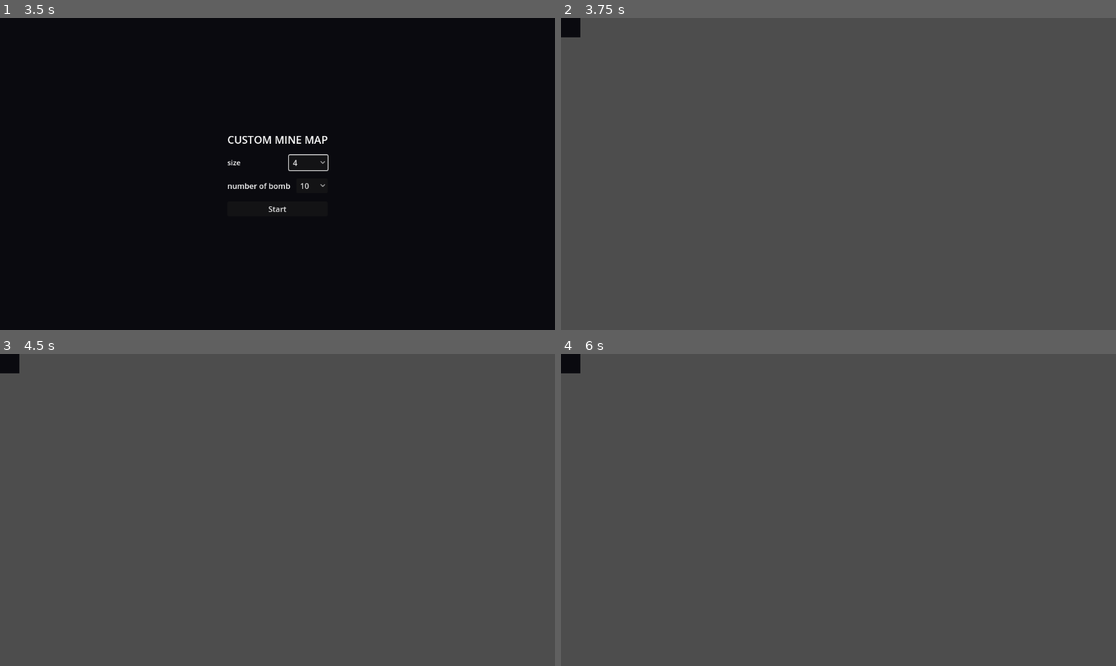
Above: before the commit, frames 1-4 (two rows, left to right).
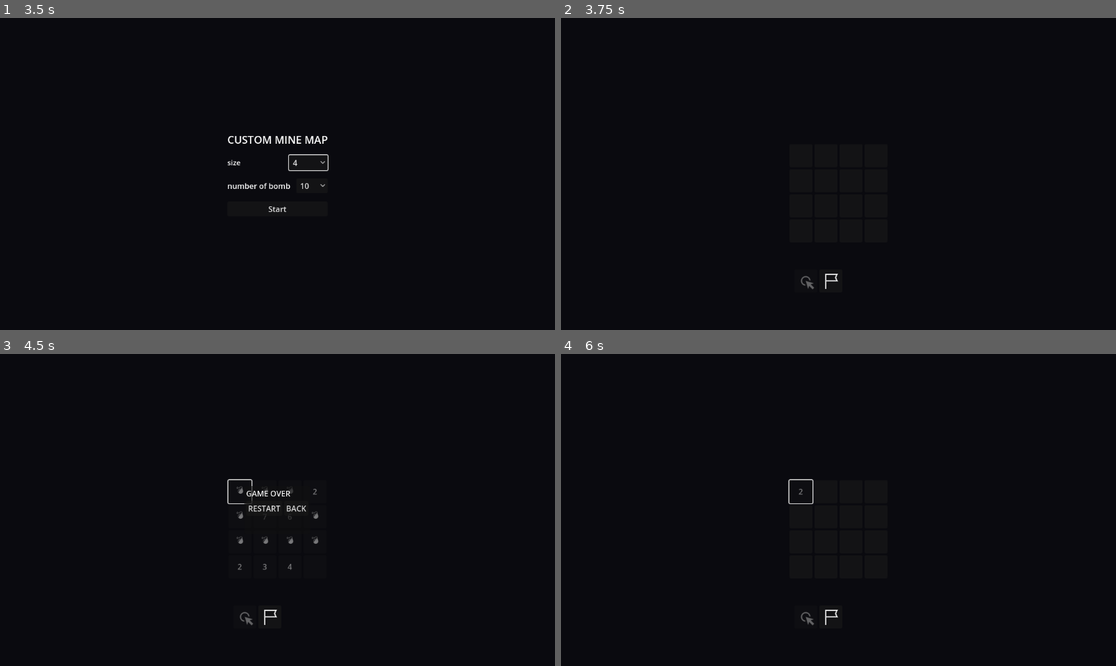
Above: after the commit, the same moments.

Repository: christian759/codemine
Game: Godot game, scene res://navScreen/main.tscn
The game is run twice, just before and just after one commit, with the same random seed, the same clock (stepped at 60 frames per second) and the same inputs.
Inputs (mouse positions are in pixels of both pictures, inside the frame that each line leads up to):
- Up to frame 1 (3.5 s): click "▶ Start" at 0.5 s; click "custom" at 1.25 s; click "8" at 2 s; click "10" at 2.75 s
- Up to frame 2 (3.75 s): click "Start" at 3.5 s
- Up to frame 3 (4.5 s): click (238, 491) at 4.27 s
- Up to frame 4 (6 s): click (827, 506) at 5 s, where only the run after the commit has a clickable "RESTART"; click (799, 491) at 5.77 s

Frame 1 is identical in both runs. In frame 2, 100% of the frame differs, in the area x 0-100%, y 0-100%; in frame 3, 100%; in frame 4, 100%.

Commit message:
11th june: custom works and bottom bar fixed

Diff:
--- a/board/Global.gd
+++ b/board/Global.gd
@@ -1,4 +1,4 @@
 extends Node
 
-var gridSize: 	String = ""
-var bombNumber: String = ""
+var gridSize: 	String = "8"
+var bombNumber: String = "10"
--- a/board/board.gd
+++ b/board/board.gd
@@ -140,7 +140,7 @@
 	if top_node is Control:
 		top_node.position = Vector2(
 			grid_offset_x + (grid_width - top_node.size.x) / 2,
-			grid_offset_y + grid_height + 24
+			grid_offset_y + grid_height + 200
 		)
 
 		pick_button = top_node.get_node("VBoxContainer/HBoxContainer/clickButton")
--- a/board/bottom/BottomNode.tscn
+++ b/board/bottom/BottomNode.tscn
@@ -3,9 +3,12 @@
 [ext_resource type="Texture2D" uid="uid://dtj5v2jpb88tr" path="res://icon/click.svg" id="1_pfvjn"]
 [ext_resource type="Texture2D" uid="uid://djeahs7bc6aok" path="res://icon/flat.png" id="2_v28qj"]
 
-[node name="BottomNode" type="Node"]
+[node name="BottomNode" type="Control"]
+layout_mode = 3
+anchors_preset = 0
 
 [node name="VBoxContainer" type="VBoxContainer" parent="."]
+layout_mode = 1
 anchors_preset = 7
 anchor_left = 0.5
 anchor_top = 1.0
--- a/board/customBoard.tscn
+++ b/board/customBoard.tscn
@@ -1,11 +1,7 @@
-[gd_scene load_steps=2 format=3 uid="uid://dfe3oejgm1ph4"]
+[gd_scene load_steps=3 format=3 uid="uid://dwphq5ulgkffo"]
 
-[ext_resource type="Script" uid="uid://b8otwjnjmgcw7" path="res://board/custom_board.gd" id="1_742qm"]
+[ext_resource type="PackedScene" uid="uid://bf1ak3gum6bls" path="res://board/board.tscn" id="1_742qm"]
+[ext_resource type="Script" uid="uid://b8otwjnjmgcw7" path="res://board/custom_board.gd" id="2_bhm74"]
 
-[node name="CustomBoard" type="Node2D"]
-script = ExtResource("1_742qm")
-
-[node name="ColorRect" type="ColorRect" parent="."]
-offset_right = 40.0
-offset_bottom = 40.0
-color = Color(0.0392157, 0.0392157, 0.0588235, 1)
+[node name="Board" instance=ExtResource("1_742qm")]
+script = ExtResource("2_bhm74")
--- a/board/custom_board.gd
+++ b/board/custom_board.gd
@@ -1,7 +1,14 @@
 extends "res://board/board.gd"
 
 func _ready():
-    WIDTH = int(Global.gridSize)
-    HEIGHT = int(Global.gridSize)
+	super._ready()
+	WIDTH = int(Global.gridSize)
+	HEIGHT = int(Global.gridSize)
 
-    BOMB_COUNT = int(Global.bombNumber)
+	BOMB_COUNT = int(Global.bombNumber)
+
+	restart_button.pressed.connect(_on_restart_pressed)
+	back_button.pressed.connect(_on_back_pressed)
+	get_viewport().size_changed.connect(_on_viewport_size_changed)
+	_generate_board_data()
+	_on_viewport_size_changed()
